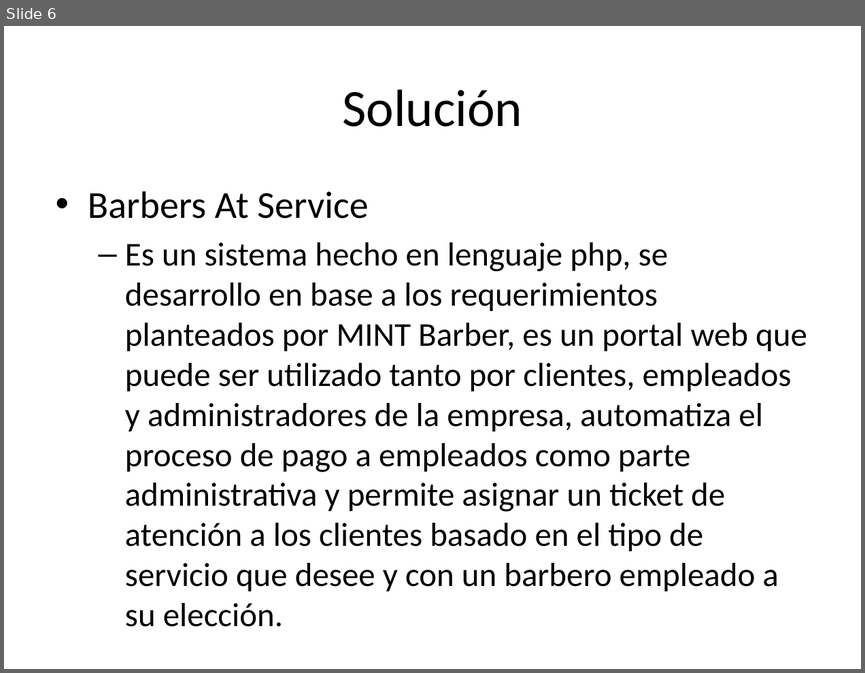
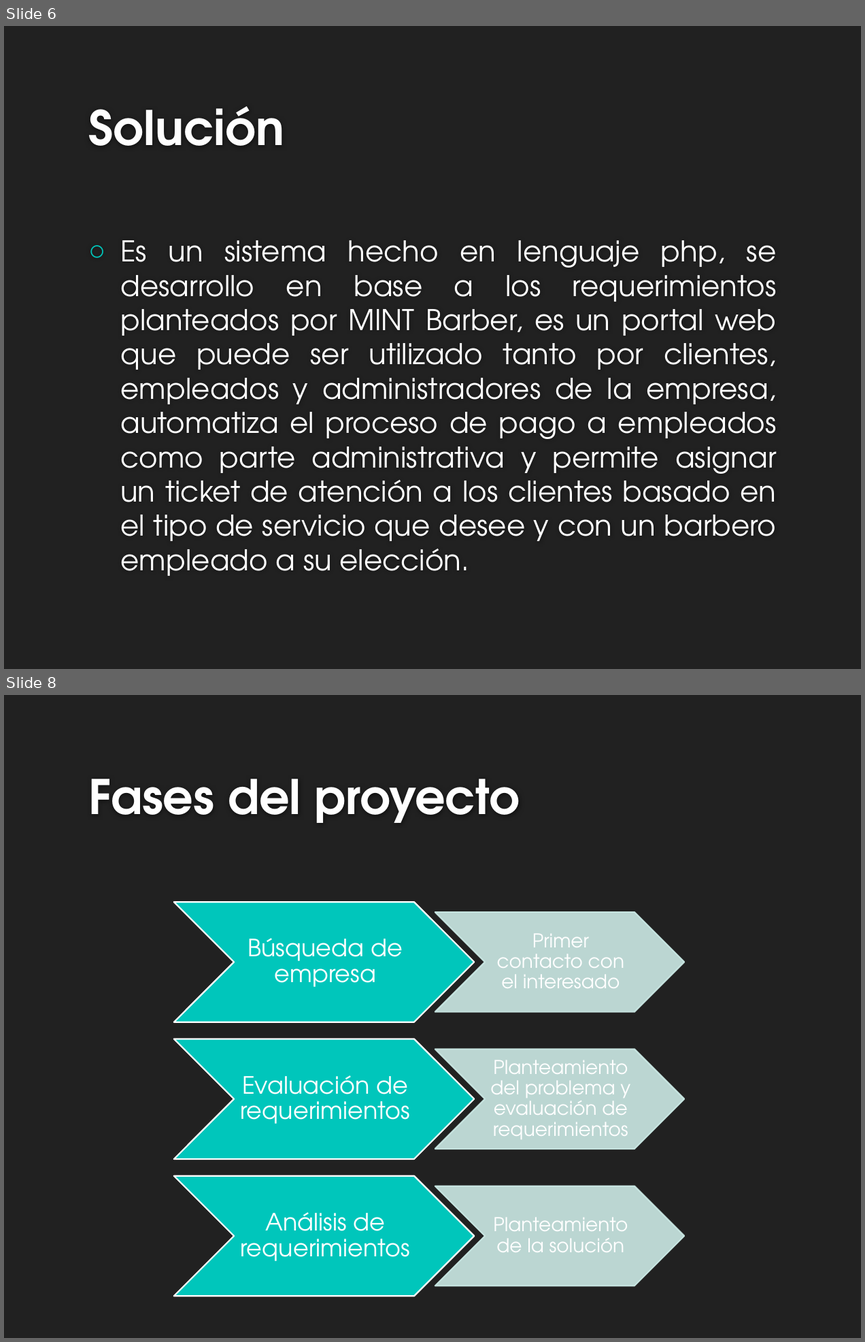
Before and after one commit to esalazarmasaya/BarbersAtService, a slide deck: Presentación Barbers at Service.pptx. Shown one above the other, each under a label of ours: slide 6 before the commit, slides 6 and 8 after it; the slides between them are not shown. The pictures are 865x673 and 865x1342 pixels, drawn with LibreOffice and Linux fonts; fonts in the diff are those of the drawing; background and template pictures are left out. Boxes give left, top, right and bottom in pixels: in the first picture for what was removed or moved away, otherwise in the second. Text is boxed around its words. In the diff, an @@ line names an element or a change of style, - is before the commit and + after.

Commit message:
Como va ;)

```diff
--- a/Presentación Barbers at Service.pptx
+++ b/Presentación Barbers at Service.pptx
@@ slide 8 added at (x1=4, y1=695, x2=861, y2=1338), background #212121 @@
@@ title added at (x1=88, y1=779, x2=519, y2=823), 40 pt, text #FEFEFE, bold @@
+Fases del proyecto
@@ group added at (x1=173, y1=902, x2=684, y2=1295): 6 chevrons, 6 texts @@
+Búsqueda de empresa
+Primer contacto con el interesado
+Evaluación de requerimientos
+Planteamiento del problema y evaluación de requerimientos
+Análisis de requerimientos
+Planteamiento de la solución
@@ slide 6 changed as well @@
@@ background #FFFFFF to #212121 @@
@@ title "Solución" moved from (x1=342, y1=89, x2=522, y2=127) to (x1=88, y1=106, x2=284, y2=146) @@
@@ title "Solución" at (x1=88, y1=106, x2=284, y2=146): size 44 to 40 pt, font Calibri to TeX Gyre Adventor, text colour #000000 to #FEFEFE, bold on; alignment centre to left; vertical alignment middle to bottom @@
@@ text at (x1=88, y1=191, x2=368, y2=218): paragraph removed @@
-• Barbers At Service
@@ text "Es un sistema hecho en ..." moved from (x1=88, y1=191, x2=807, y2=591) to (x1=120, y1=240, x2=776, y2=575) @@
@@ text "Es un sistema hecho en ..." at (x1=120, y1=240, x2=776, y2=575): size 28 to 24 pt, font Calibri to TeX Gyre Adventor, text colour #000000 to #FFFFFF; alignment left to justified; bullet – to ○; list level 2 to 1 in "Es un sistema hecho en ..."; vertical alignment top to middle @@
```
Also in this commit, not shown: 5 other slides changed, 8 other slides added, 8 other files.
